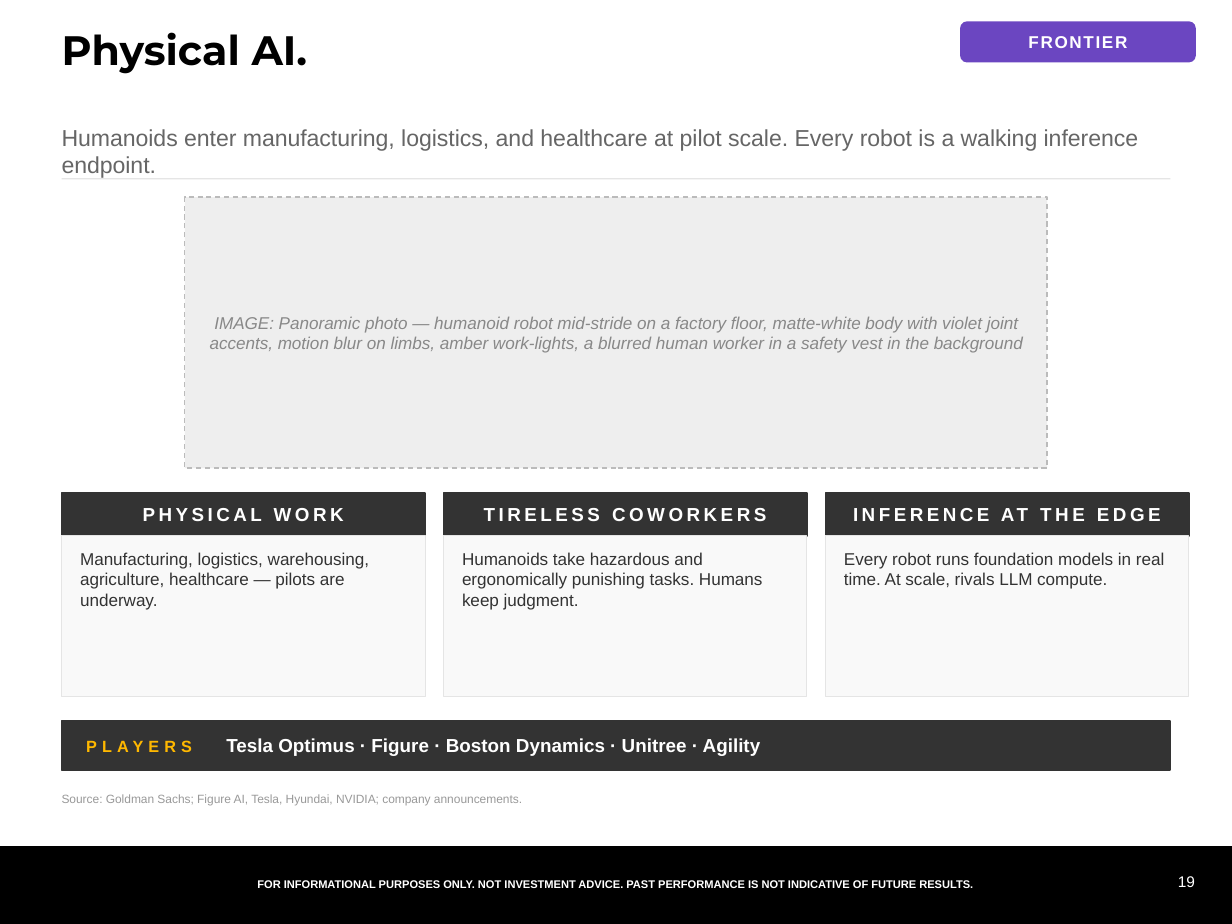
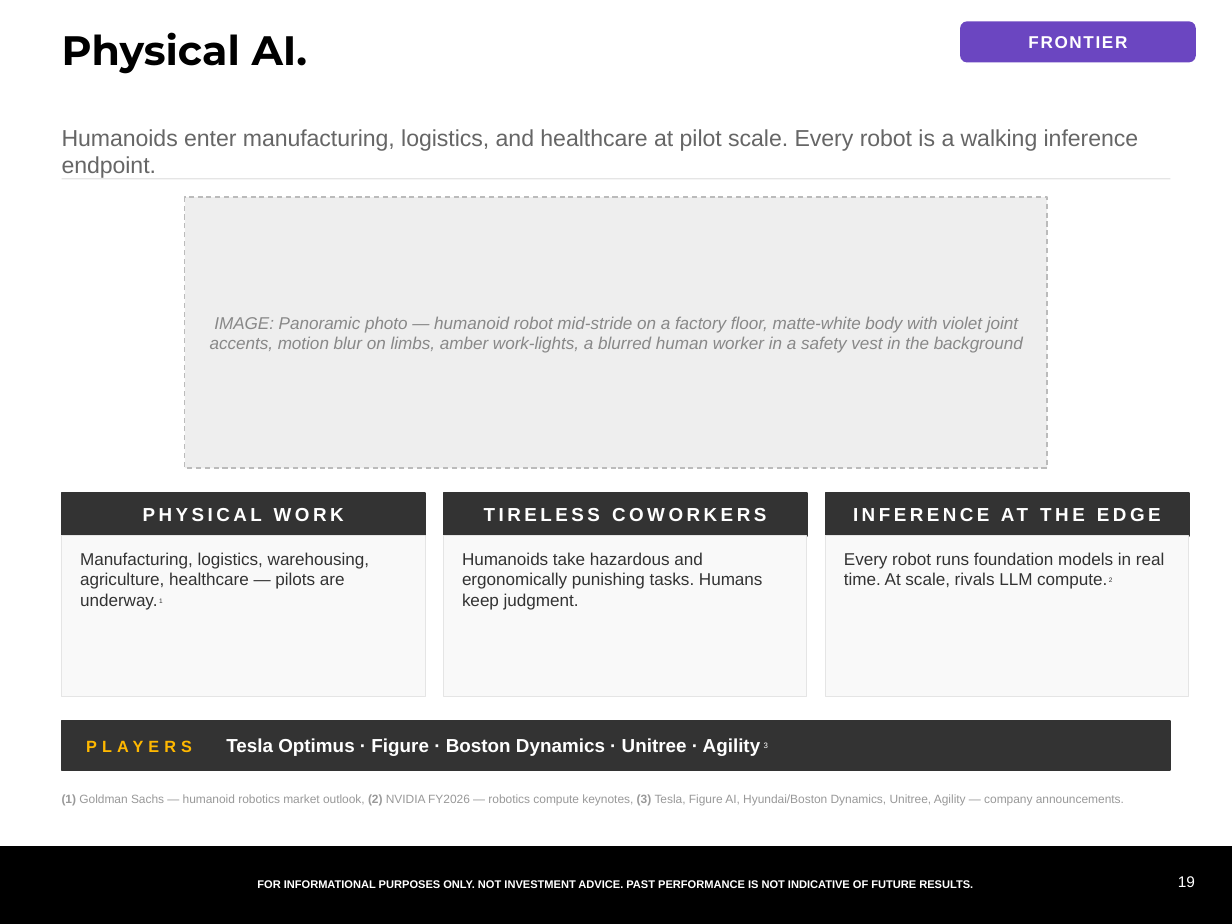
Before and after one commit to samuelcmcclellan-cell/ai-markets-deck, a slide deck: slide 19 of ai-markets-deck.pptx. Drawn at 1232x924 pixels with LibreOffice and Linux fonts; fonts in the diff are those of the drawing. Boxes give left, top, right and bottom in pixels: in the first picture for what was removed or moved away, otherwise in the second. Text is boxed around its words. In the diff, an @@ line names an element or a change of style, - is before the commit and + after.

```diff
--- a/ai-markets-deck.pptx
+++ b/ai-markets-deck.pptx
@@ text at [80, 552, 370, 610]: text changed @@
-Manufacturing, logistics, warehousing, agriculture, healthcare — pilots are underway.
+Manufacturing, logistics, warehousing, agriculture, healthcare — pilots are underway. 1
@@ text at [844, 552, 1164, 589]: text changed @@
-Every robot runs foundation models in real time. At scale, rivals LLM compute.
+Every robot runs foundation models in real time. At scale, rivals LLM compute. 2
@@ text at [226, 738, 768, 756]: text changed @@
-PLAYERS Tesla Optimus · Figure · Boston Dynamics · Unitree · Agility
+PLAYERS Tesla Optimus · Figure · Boston Dynamics · Unitree · Agility 3
@@ text at [62, 794, 1124, 806]: text changed @@
-Source: Goldman Sachs; Figure AI, Tesla, Hyundai, NVIDIA; company announcements.
+(1) Goldman Sachs — humanoid robotics market outlook, (2) NVIDIA FY2026 — robotics compute keynotes, (3) Tesla, Figure AI, Hyundai/Boston Dynamics, Unitree, Agility — company announcements.
```
Also in this commit, not shown: 5 other slides changed, 7 other files.
